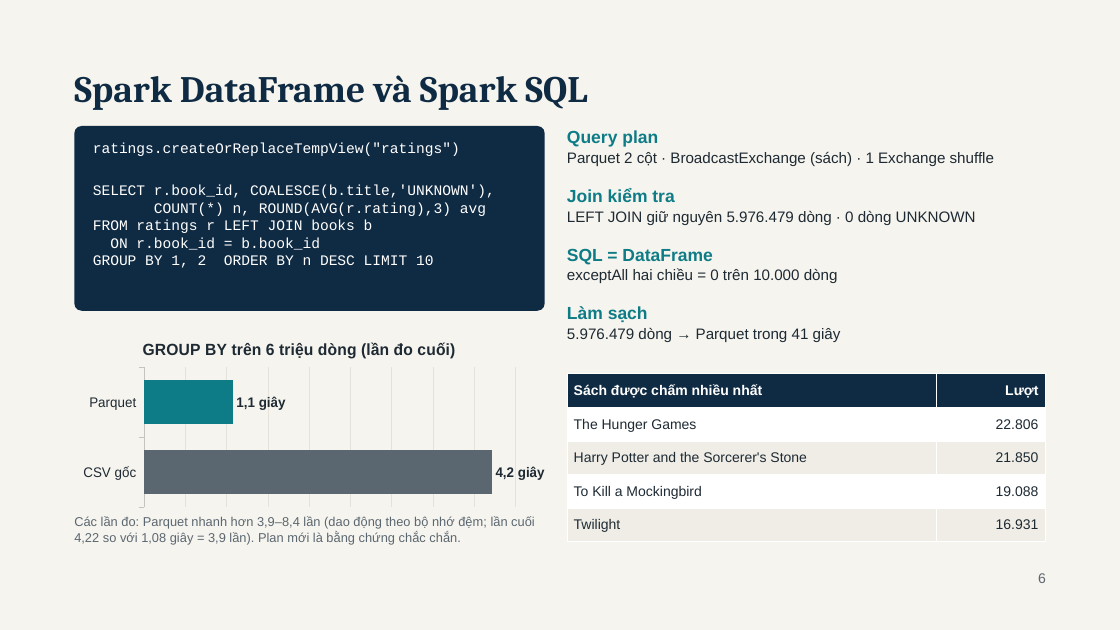
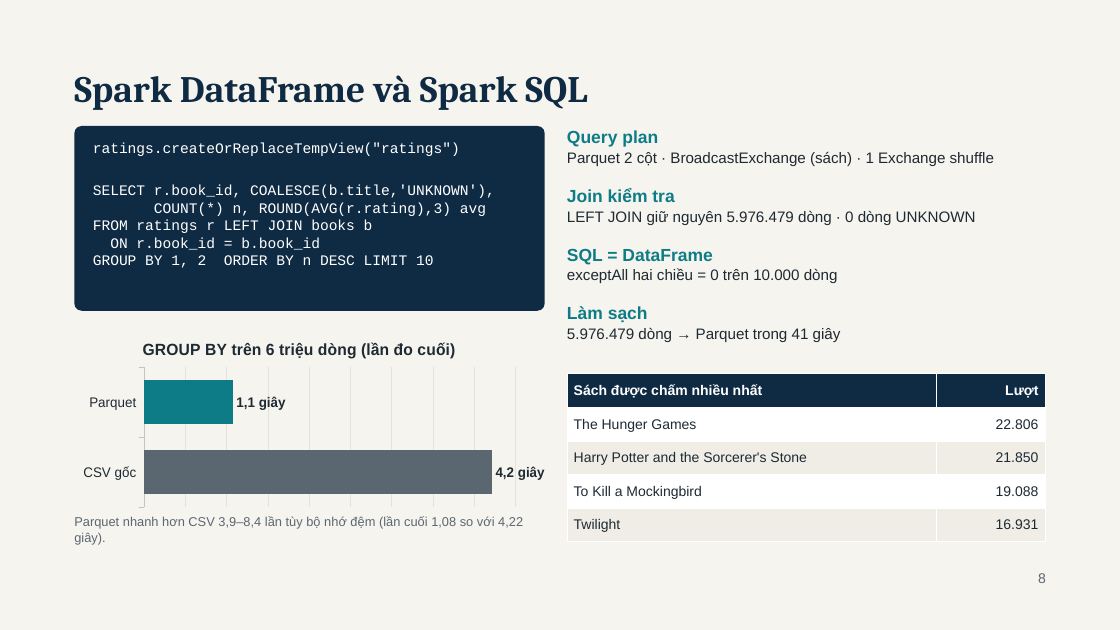
Before and after one commit to haoluonghuynhngoc/Group_06_BigData, a slide deck: slide 8 of Present/BookPulse - BDA501 Session 10 Final Presentation.pptx (slide 6 before the commit). Drawn at 1120x630 pixels with LibreOffice and Linux fonts; fonts in the diff are those of the drawing. Boxes give left, top, right and bottom in pixels: in the first picture for what was removed or moved away, otherwise in the second. Text is boxed around its words. In the diff, an @@ line names an element or a change of style, - is before the commit and + after.

Commit message:
Decks: Session 10 adds agenda, batch 4-step, one-event stream flow, fixes-after-review, detail architecture next to overview; Session 8 reworked as why topic -> architecture -> what it implies, team title, demo slide; slimmer detail diagram, shorter text; scripts, Q&A and demo refs renumbered

```diff
--- a/Present/BookPulse - BDA501 Session 10 Final Presentation.pptx
+++ b/Present/BookPulse - BDA501 Session 10 Final Presentation.pptx
@@ text at [74,516,523,545]: text changed @@
-Các lần đo: Parquet nhanh hơn 3,9–8,4 lần (dao động theo bộ nhớ đệm; lần cuối 4,22 so với 1,08 giây = 3,9 lần). Plan mới là bằng chứng chắc chắn.
+Parquet nhanh hơn CSV 3,9–8,4 lần tùy bộ nhớ đệm (lần cuối 1,08 so với 4,22 giây).
```
Also in this commit, not shown: 14 other slides changed, 4 slides added, 5 other files.
